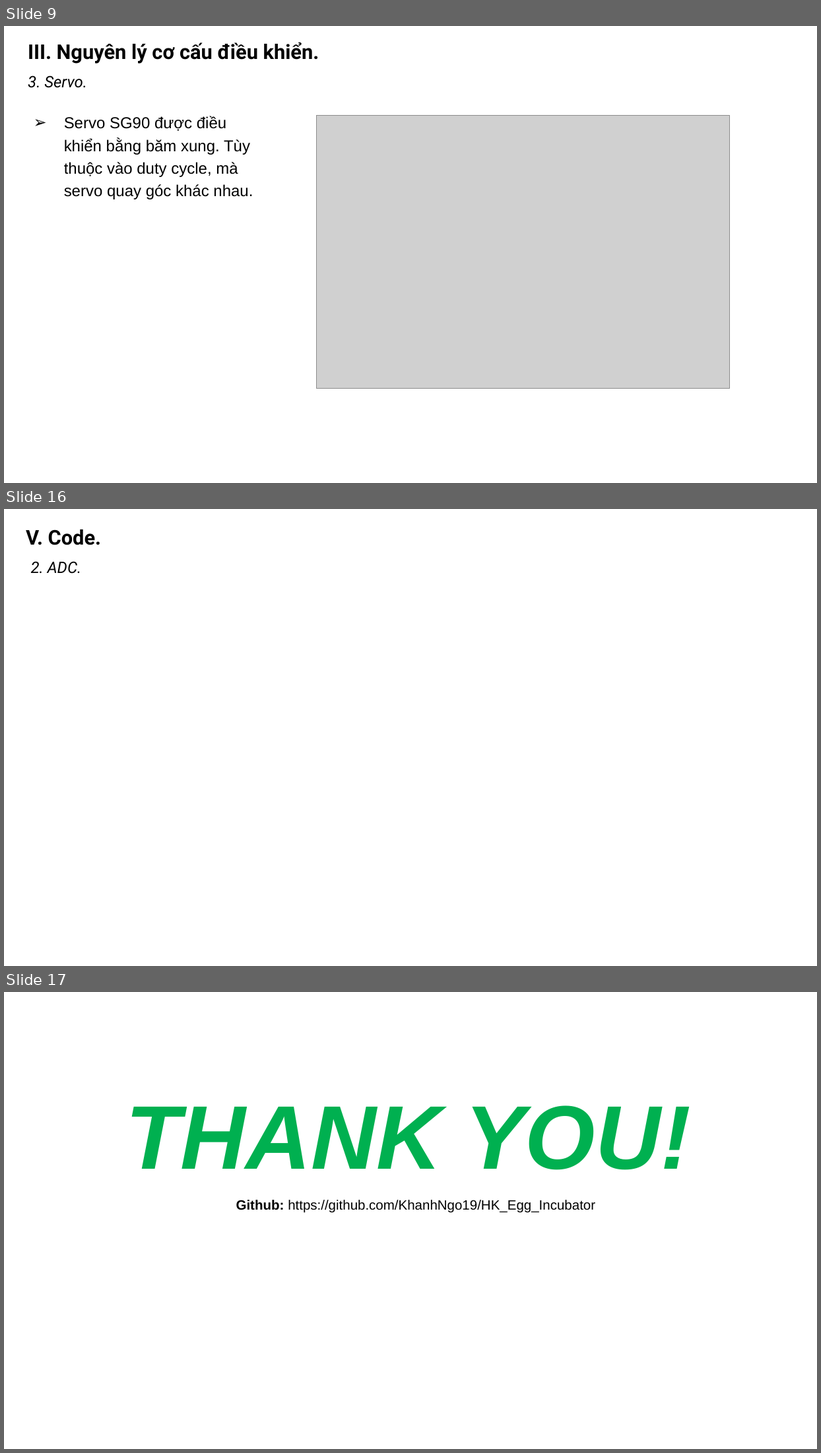
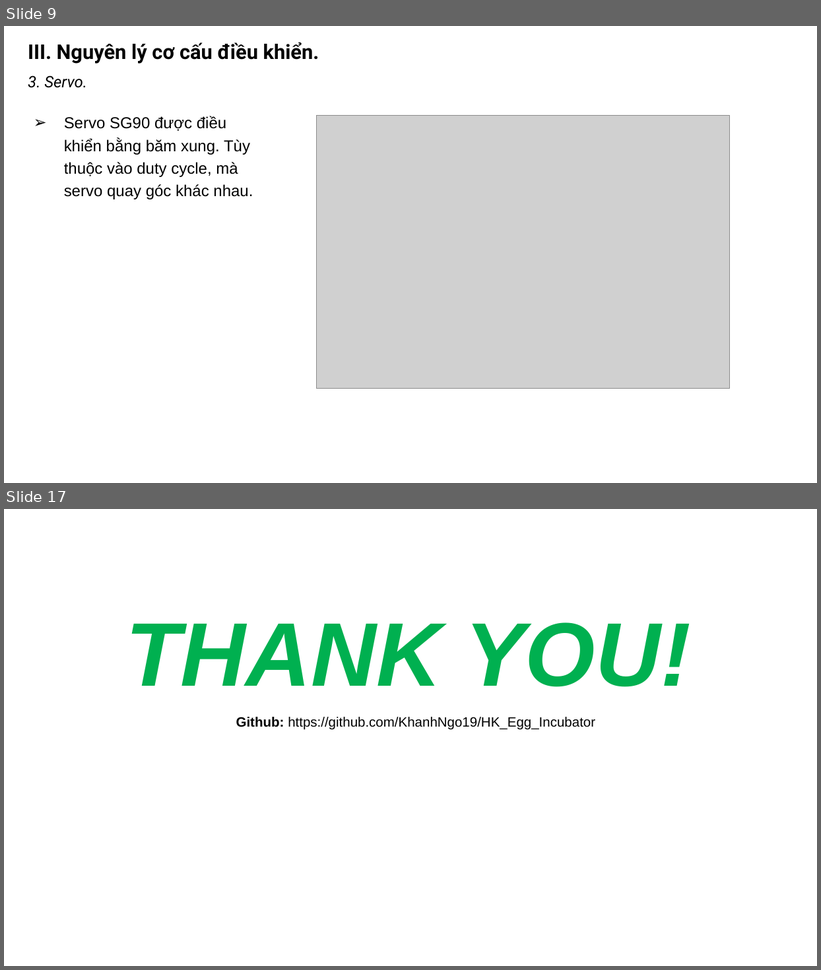
Before and after one commit to khanhnm08/HK_Egg_Incubator, a slide deck: Slide bao cao.pptx. Shown one above the other, each under a label of ours: slides 9, 16 and 17 before the commit, slides 9 and 17 after it; the slides between them are not shown. The pictures are 821x1453 and 821x970 pixels, drawn with LibreOffice and Linux fonts; fonts in the diff are those of the drawing; grey boxes stand for pictures. Boxes give left, top, right and bottom in pixels: in the first picture for what was removed or moved away, otherwise in the second. Text is boxed around its words. In the diff, an @@ line names an element or a change of style, - is before the commit and + after.

```diff
--- a/Slide bao cao.pptx
+++ b/Slide bao cao.pptx
@@ slide 16 removed at (x1=4, y1=509, x2=817, y2=966), background #FFFFFF @@
@@ text removed at (x1=26, y1=529, x2=101, y2=545) @@
-V. Code.
@@ text removed at (x1=31, y1=561, x2=82, y2=574) @@
-2. ADC.
```
Also in this commit, not shown: 6 slides changed, 2 slides added, 1 other slide removed, 15 other files.
